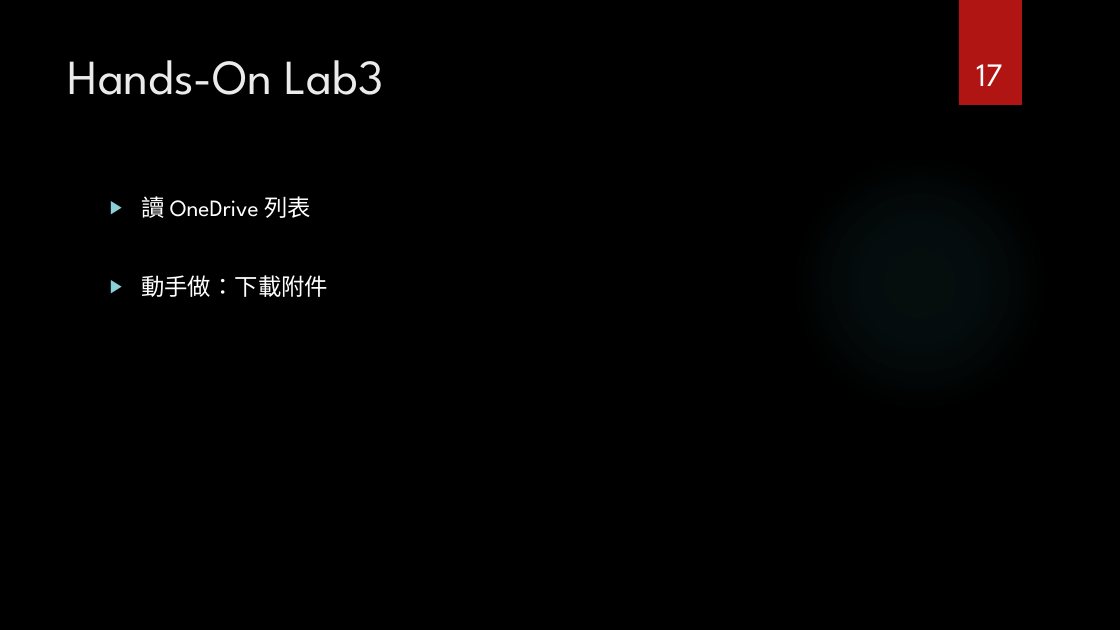
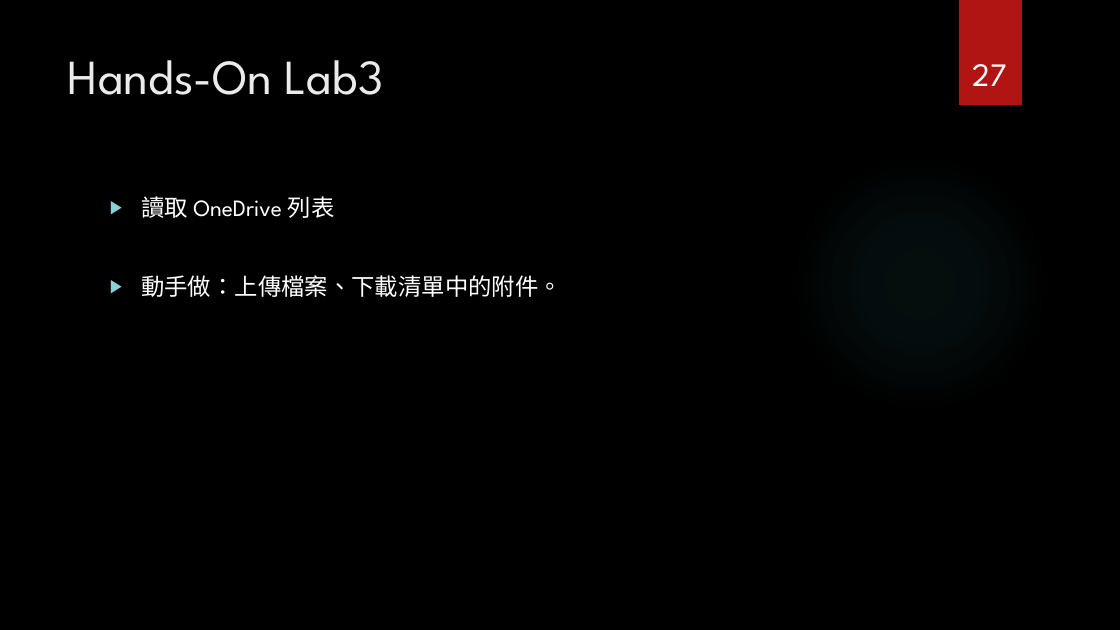
Before and after one commit to Johndgnzj/FCULab.GraphAndBot, a slide deck: slide 27 of Documents/Workshop-Day1_MicrosoftGraphAPI.pptx (slide 17 before the commit). Drawn at 1120x630 pixels with LibreOffice and Linux fonts; fonts in the diff are those of the drawing; background and template pictures are left out. Boxes give left, top, right and bottom in pixels: in the first picture for what was removed or moved away, otherwise in the second. Text is boxed around its words. In the diff, an @@ line names an element or a change of style, - is before the commit and + after.

```diff
--- a/Documents/Workshop-Day1_MicrosoftGraphAPI.pptx
+++ b/Documents/Workshop-Day1_MicrosoftGraphAPI.pptx
@@ page number at [972,64,1007,86]: text changed @@
-17
+27
@@ text at [141,196,562,297]: text changed @@
-▶ 讀 OneDrive 列表
-▶ 動手做：下載附件
+▶ 讀取 OneDrive 列表
+▶ 動手做：上傳檔案、下載清單中的附件。
```
Also in this commit, not shown: 7 other slides changed, 10 slides added.
